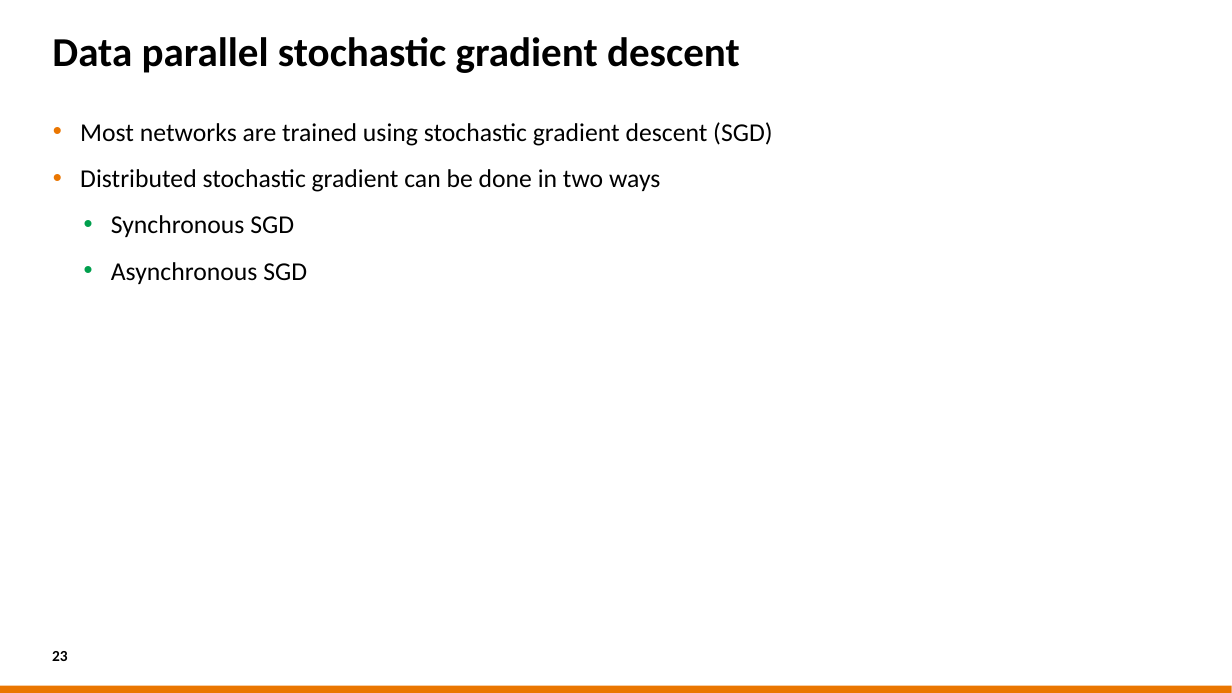
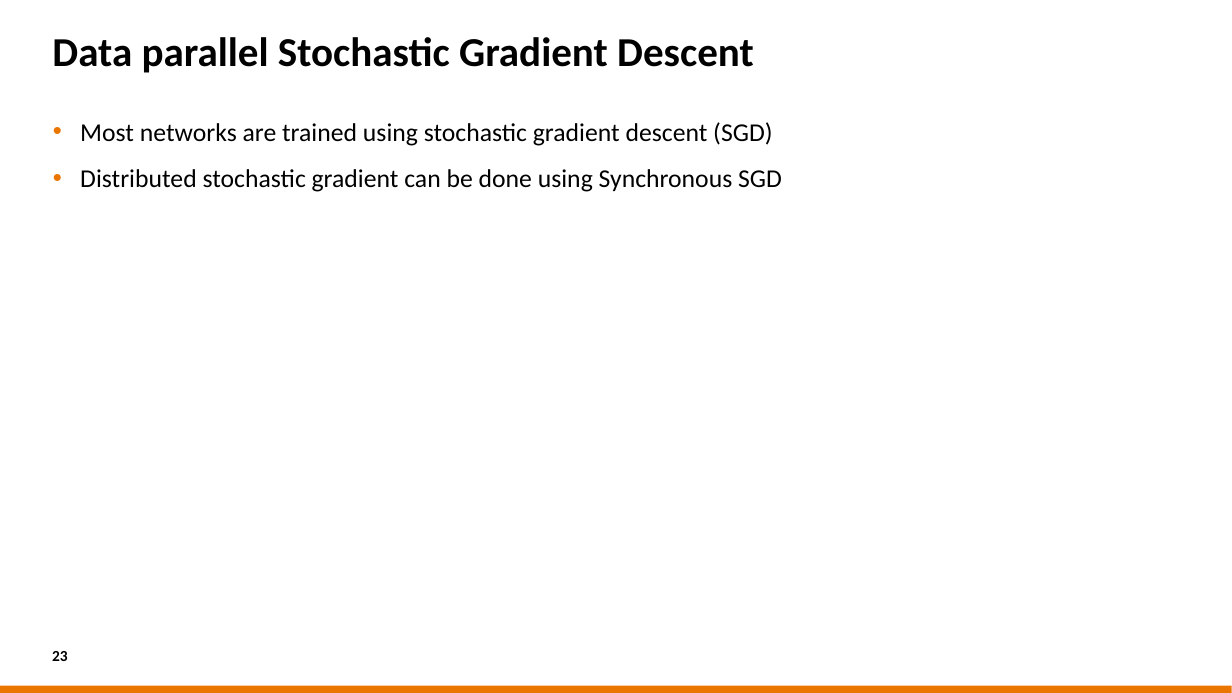
Before and after one commit to sara-nl/HPML-course-materials, a slide deck: slide 23 of Day2/slides/Parallel_Computing_for_DL.pptx. Drawn at 1232x693 pixels with LibreOffice and Linux fonts; fonts in the diff are those of the drawing; background and template pictures are left out. Boxes give left, top, right and bottom in pixels: in the first picture for what was removed or moved away, otherwise in the second. Text is boxed around its words. In the diff, an @@ line names an element or a change of style, - is before the commit and + after.

Commit message:
update parallelization slides

```diff
--- a/Day2/slides/Parallel_Computing_for_DL.pptx
+++ b/Day2/slides/Parallel_Computing_for_DL.pptx
@@ title at bbox=[52, 37, 754, 73]: text changed @@
-Data parallel stochastic gradient descent
+Data parallel Stochastic Gradient Descent
@@ text at bbox=[80, 169, 782, 192]: text changed @@
-• Distributed stochastic gradient can be done in two ways
-  • Synchronous SGD
-  • Asynchronous SGD
+• Distributed stochastic gradient can be done using Synchronous SGD
```
Also in this commit, not shown: 11 other slides changed.
